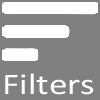
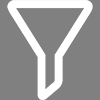
Two versions of the same layered image (100 × 100). Layer-by-layer changes:
added layer "filter-icon" above "Layer 3" over 7, 0, 93, 100
hid "Layer 3", painted on it over 2, 2, 98, 95
